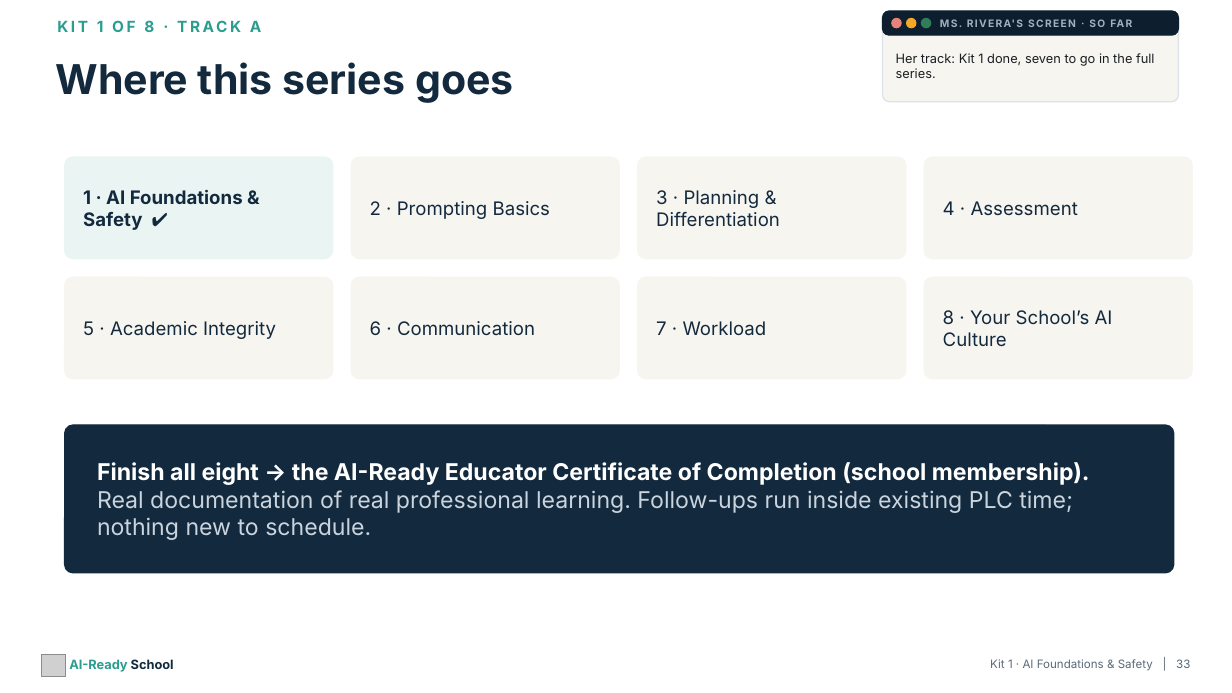
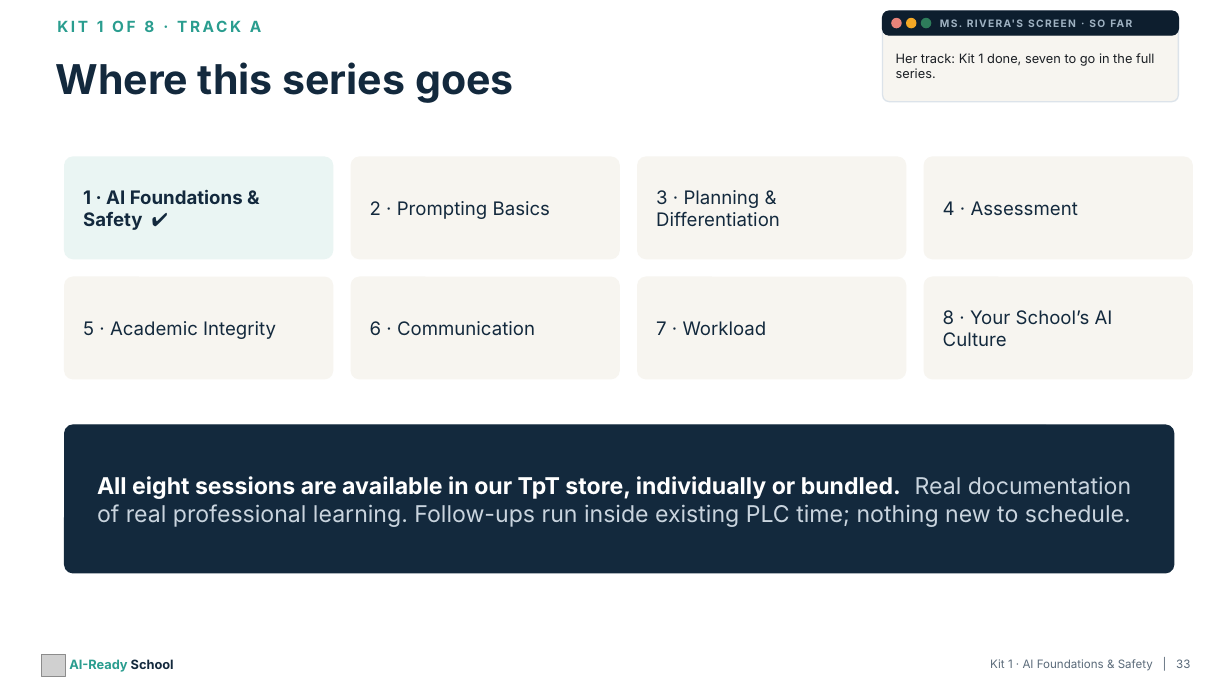
Before and after one commit to aspinozzi1/Ai-School-Ready, a slide deck: slide 33 of kits/kit01-tpt/Kit01_PresentationDeck.pptx. Drawn at 1232x693 pixels with LibreOffice and Linux fonts; fonts in the diff are those of the drawing; grey boxes stand for pictures. Boxes give left, top, right and bottom in pixels: in the first picture for what was removed or moved away, otherwise in the second. Text is boxed around its words. In the diff, an @@ line names an element or a change of style, - is before the commit and + after.

```diff
--- a/kits/kit01-tpt/Kit01_PresentationDeck.pptx
+++ b/kits/kit01-tpt/Kit01_PresentationDeck.pptx
@@ text at box(97, 476, 1131, 527): text changed @@
-Finish all eight → the AI-Ready Educator Certificate of Completion (school membership). Real documentation of real professional learning. Follow-ups run inside existing PLC time; nothing new to schedule.
+All eight sessions are available in our TpT store, individually or bundled. Real documentation of real professional learning. Follow-ups run inside existing PLC time; nothing new to schedule.
```
Also in this commit, not shown: 39 other files.
